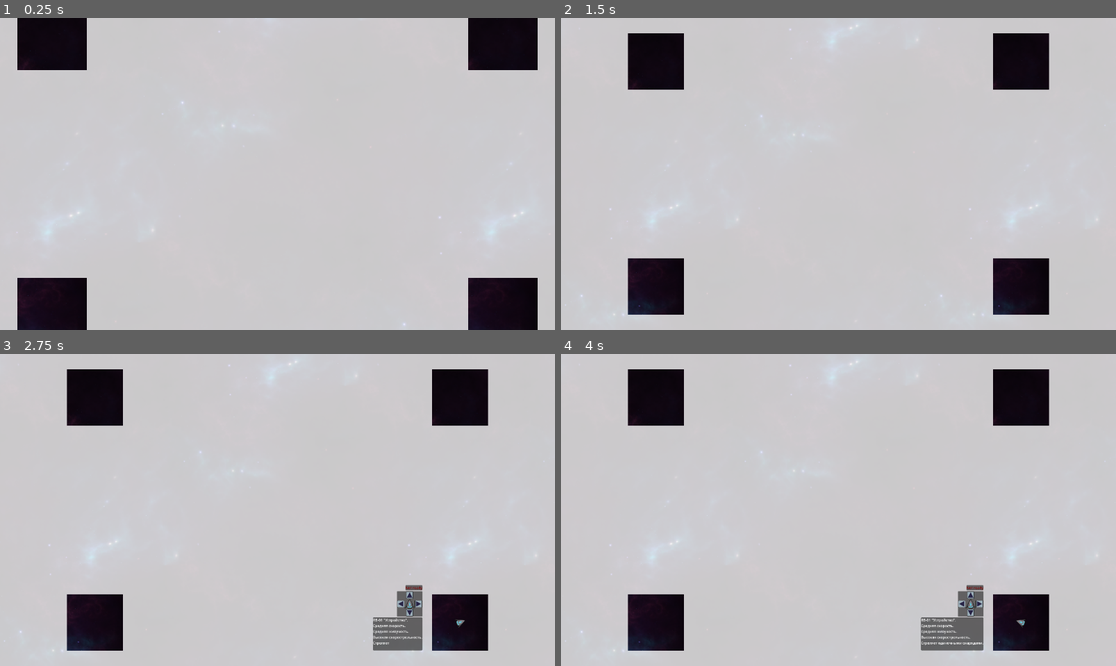
Above: before the commit, frames 1-4 (two rows, left to right).
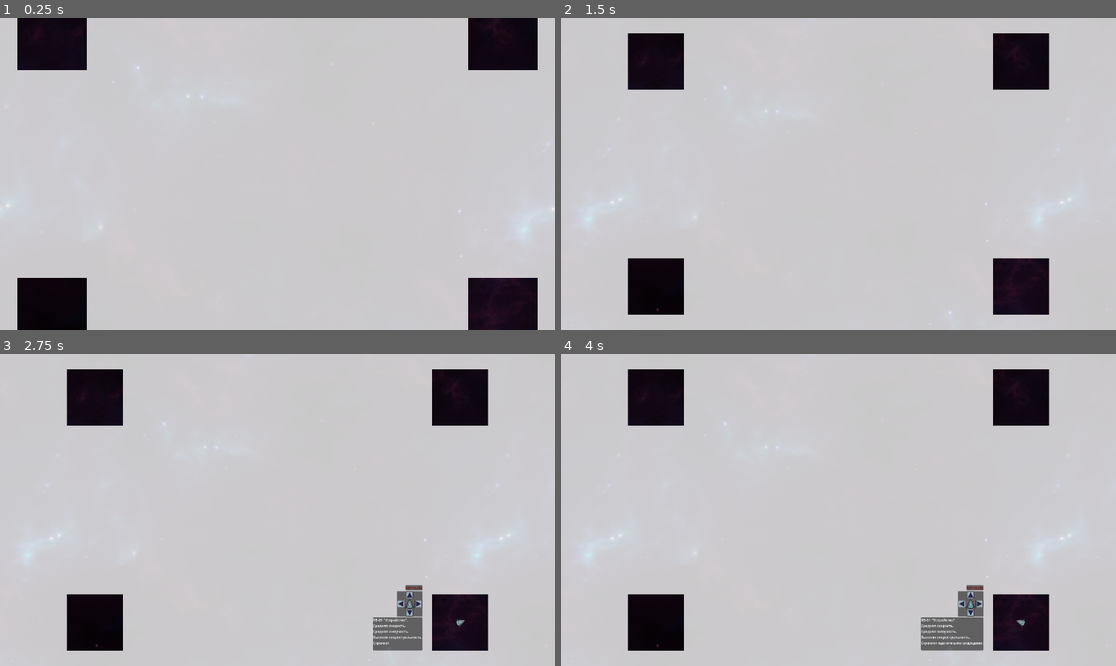
Above: after the commit, the same moments.

Repository: NoElkaTheGod/vague-nonspecific-repository
Game: Godot game, scene res://scenes/root.tscn
Two runs of this game, one before a commit and one after it. Both use one fixed random seed, a clock stepped at 60 frames per second and the inputs below.
Inputs:
- Up to frame 1 (0.25 s): no input
- Up to frame 2 (1.5 s): tap Enter at 1.25 s
- Up to frame 3 (2.75 s): tap Space at 2 s
- Up to frame 4 (4 s): tap Enter at 3.5 s

The runs differ from the first frame. In frame 1, 0.2% of the frame differs, in the area x 0-100%, y 0-100%; in frame 2, 0.5%, in the area x 0-99%, y 2-99%; in frame 3, 0.5%; in frame 4, 0.5%.

Commit message:
Change stuff

Diff:
--- a/scenes/map_base.tscn
+++ b/scenes/map_base.tscn
@@ -19,7 +19,7 @@
 [node name="Borders" type="Node2D" parent="."]
 
 [node name="Polygon2D" type="Polygon2D" parent="Borders"]
-color = Color(1, 1, 1, 0.784314)
+color = Color(0, 0, 0, 0.588235)
 texture_scale = Vector2(0.1, 0.1)
 invert_enabled = true
 invert_border = 1000.0
--- a/scenes/maps/map_cross.tscn
+++ b/scenes/maps/map_cross.tscn
@@ -26,7 +26,7 @@
 [node name="Borders" type="Node2D" parent="."]
 
 [node name="Polygon2D" type="Polygon2D" parent="Borders"]
-color = Color(1, 1, 1, 0.784314)
+color = Color(0, 0, 0, 0.588235)
 texture_scale = Vector2(0.1, 0.1)
 invert_enabled = true
 invert_border = 1000.0
--- a/scenes/maps/map_havoc.tscn
+++ b/scenes/maps/map_havoc.tscn
@@ -23,7 +23,7 @@
 [node name="Borders" type="Node2D" parent="."]
 
 [node name="Polygon2D" type="Polygon2D" parent="Borders"]
-color = Color(1, 1, 1, 0.784314)
+color = Color(0, 0, 0, 0.588235)
 texture_scale = Vector2(0.1, 0.1)
 invert_enabled = true
 invert_border = 1000.0
--- a/scenes/maps/map_mills.tscn
+++ b/scenes/maps/map_mills.tscn
@@ -27,7 +27,7 @@
 [node name="Borders" type="Node2D" parent="."]
 
 [node name="Polygon2D" type="Polygon2D" parent="Borders"]
-color = Color(1, 1, 1, 0.784314)
+color = Color(0, 0, 0, 0.588235)
 texture_scale = Vector2(0.1, 0.1)
 invert_enabled = true
 invert_border = 1000.0
--- a/scenes/root.tscn
+++ b/scenes/root.tscn
@@ -30,7 +30,6 @@
 offset_bottom = -286.0
 
 [node name="Parallax2D" type="Parallax2D" parent="Camera2D"]
-scale = Vector2(0.8, 0.8)
 scroll_scale = Vector2(0.2, 0.2)
 
 [node name="Background" type="Sprite2D" parent="Camera2D/Parallax2D"]
--- a/scripts/GameManager.gd
+++ b/scripts/GameManager.gd
@@ -36,9 +36,13 @@
 	var new_player_slot = get_available_player_slot()
 	if new_player_slot == -1: return
 	if Input.get_connected_joypads().has(event.device) and not player_input_devices[event.device]:
-		player_input_devices[event.device] = true
-		players[new_player_slot].init(get_available_color(), event.device)
-		return
+		for i in range(7):
+			for j in ["Fire", "Move"]:
+				if event.is_action("Player" + str(i) + str(j)) and not player_input_devices[i]:
+					player_input_devices[event.device] = true
+					players[new_player_slot].init(get_available_color(), event.device)
+					return
+				return
 	for i in [8, 9]:
 		for j in ["Fire", "Move", "Left", "Right"]:
 			if event.is_action("Player" + str(i) + str(j)) and not player_input_devices[i]:
--- a/scripts/player.gd
+++ b/scripts/player.gd
@@ -87,7 +87,8 @@
 	game_manager.player_finished_initialisation(self)
 
 func _physics_process(_delta: float) -> void:
-	if not is_round_going and not is_spawning:
+	if is_spawning: return
+	if not is_round_going:
 		linear_velocity = Vector2.ZERO
 		angular_velocity = PI
 		if menu_input_cd > 0:
@@ -164,11 +165,14 @@
 		var joystick_direction := Vector2(Input.get_joy_axis(input_device, JOY_AXIS_LEFT_X), Input.get_joy_axis(input_device, JOY_AXIS_LEFT_Y))
 		if (joystick_direction != Vector2.ZERO):
 			var target_direction: float = joystick_direction.angle()
-			if rotation - 0.4 > target_direction and rotation - 4.0 < target_direction or rotation + 2.5 < target_direction:
-				angular_velocity_target = -turn_speed[character_type]
-			elif rotation + 0.4 < target_direction or rotation - 2.5 > target_direction:
-				angular_velocity_target = turn_speed[character_type]
-	angular_velocity = move_toward(angular_velocity, angular_velocity_target, 0.5)
+			var direction_difference: float = wrapf(target_direction - rotation, -PI, PI)
+			if abs(direction_difference) > 0.1:
+				angular_velocity_target = sign(direction_difference) * turn_speed[character_type]
+			else:
+				angular_velocity_target = 0.0
+		else:
+			angular_velocity_target = 0.0
+	angular_velocity = move_toward(angular_velocity, angular_velocity_target, 1.0)
 	if Input.is_action_pressed("Player" + str(input_device) + "Move") and move_cd == 0:
 		linear_velocity += Vector2(cos(rotation), sin(rotation)) * 70
 		thrust_sound_emitter.play()
Not shown, changed: README.md
